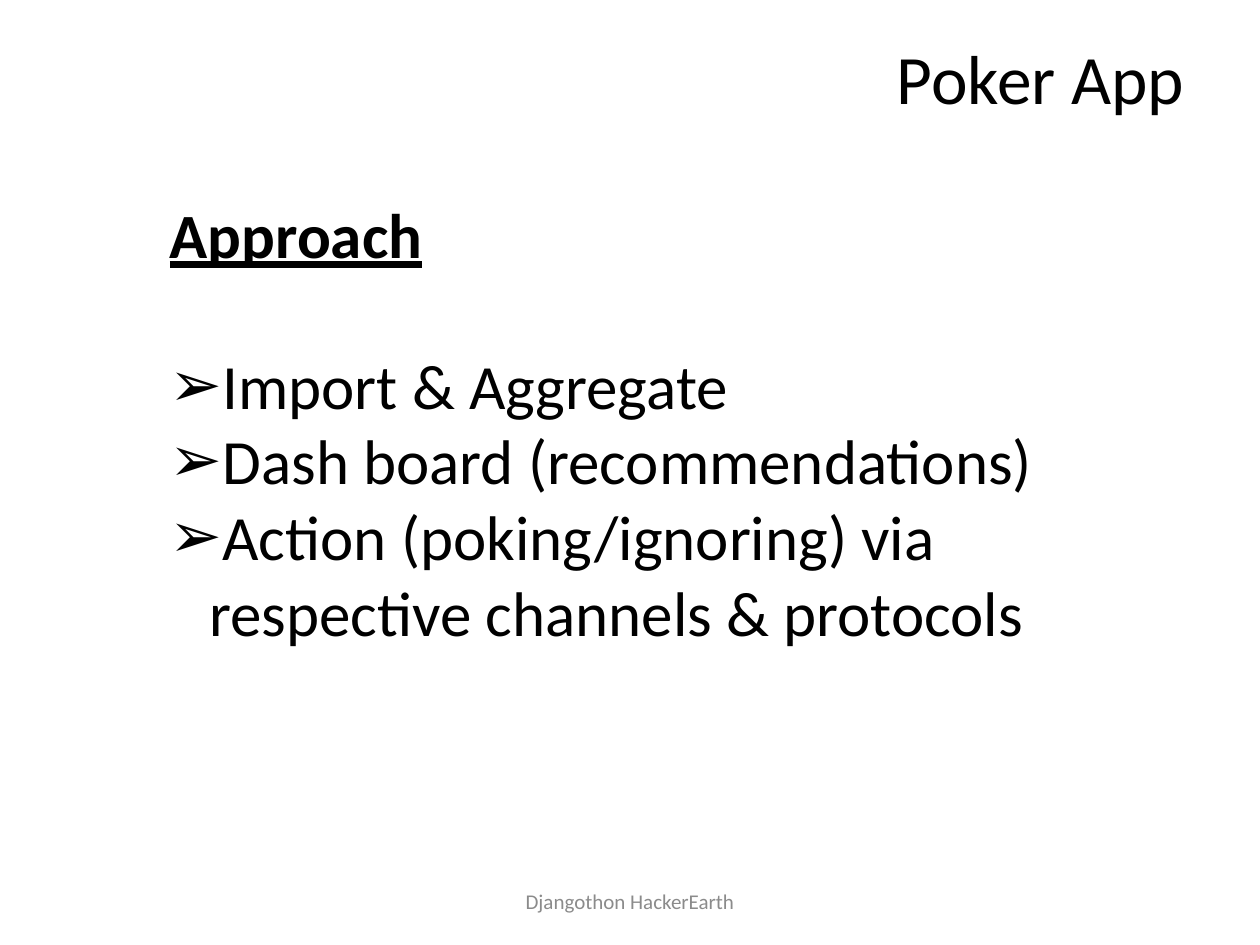
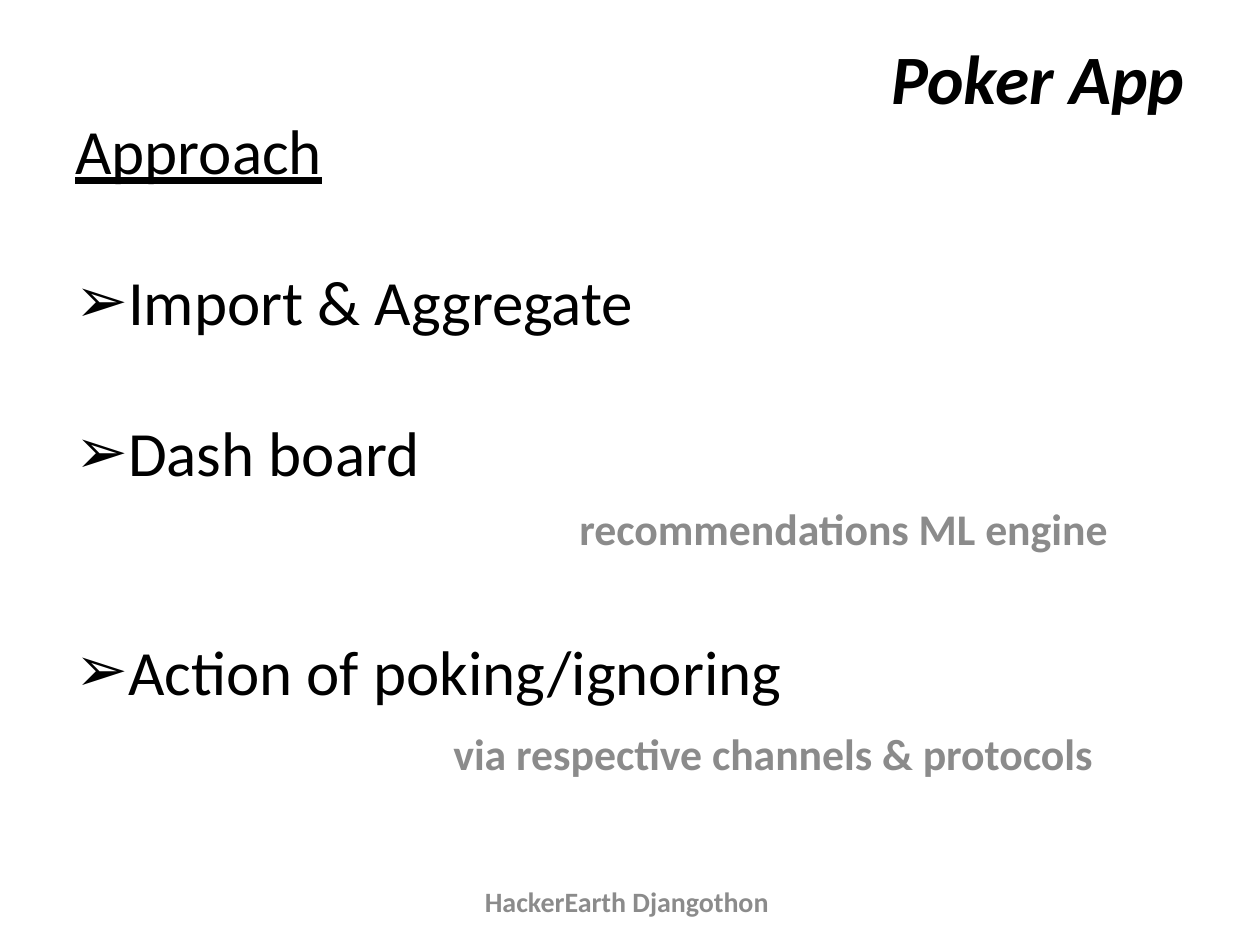
Before and after one commit to djangothon/Poker, a slide deck: slide 3 of PokerJoker.pptx. Drawn at 1260x945 pixels with LibreOffice and Linux fonts; fonts in the diff are those of the drawing. Boxes give left, top, right and bottom in pixels: in the first picture for what was removed or moved away, otherwise in the second. Text is boxed around its words. In the diff, an @@ line names an element or a change of style, - is before the commit and + after.

```diff
--- a/PokerJoker.pptx
+++ b/PokerJoker.pptx
@@ title "Poker App" at <box>891,55,1184,115</box>: bold on, italic on @@
@@ text "Approach": place and size @@
-text "Approach" at <box>170,213,1032,646</box>
+text "Approach" at <box>75,130,1107,777</box>
@@ text at <box>75,130,322,184</box>: bold off in "Approach" @@
@@ text at <box>128,432,1107,777</box>: text changed; size 36 to 25 pt; text colour #000000 to #8C8C8C; bold on @@
-➢ Dash board (recommendations)
-➢ Action (poking/ignoring) via respective channels & protocols
+➢ Dash board
+recommendations ML engine
+➢ Action of poking/ignoring
+via respective channels & protocols
@@ text at <box>485,892,768,917</box>: text changed; size 12 to 16 pt; bold on @@
-Djangothon HackerEarth
+HackerEarth Djangothon
```
Also in this commit, not shown: 3 other slides changed, 1 slide added, 1 other file.
